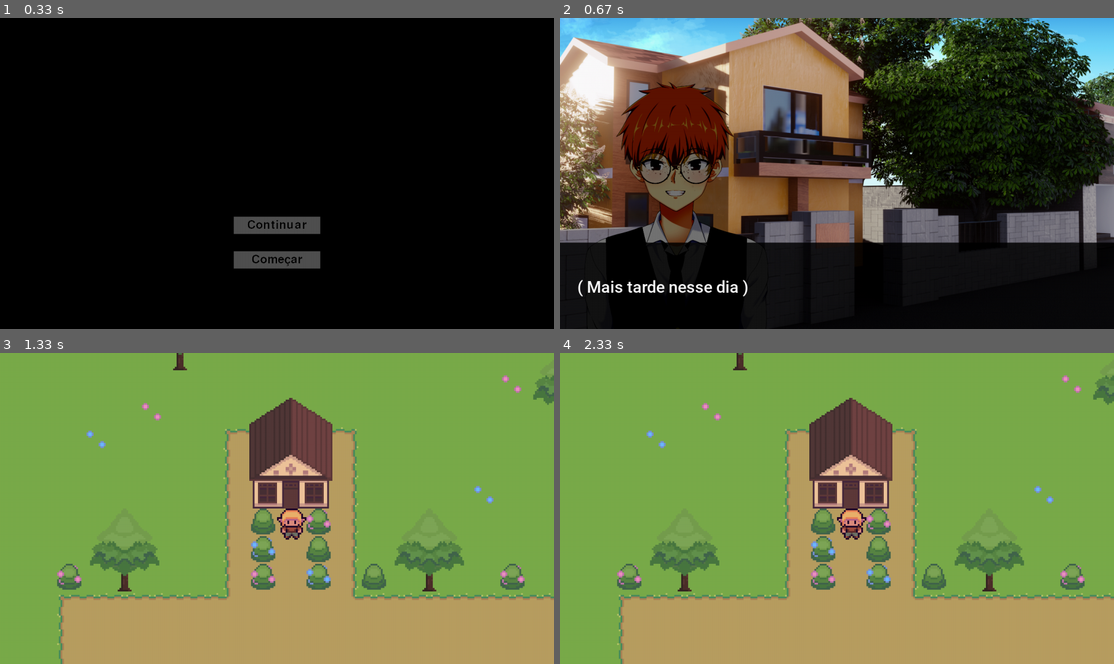
Above: before the commit, frames 1-4 (two rows, left to right).
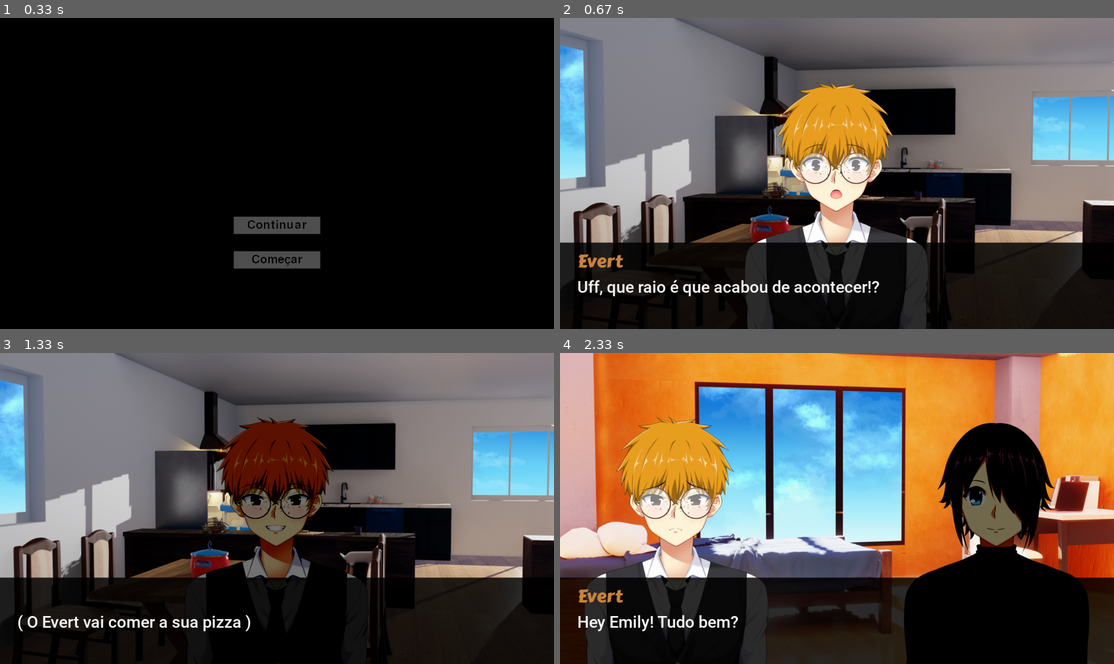
Above: after the commit, the same moments.

Repository: cabral-tiago/pygame-evert
Game: pygame game, started from main.py
Same seed, same stepped clock (60 frames per second), same inputs: the game is played once before the commit and once after it.
Inputs (mouse positions are in pixels of both pictures, inside the frame that each line leads up to):
- Up to frame 1 (0.33 s): no input
- Up to frame 2 (0.67 s): click (837, 226) at 0.38 s
- Up to frame 3 (1.33 s): click (277, 620) at 0.72 s; click (277, 620) at 1.05 s
- Up to frame 4 (2.33 s): click (892, 576) at 1.38 s; click (665, 580) at 1.72 s; click (1041, 617) at 2.05 s

Frame 1 is identical in both runs. In frame 2, 72% of the frame differs, in the area x 0-100%, y 0-100%; in frame 3, 100%; in frame 4, 100%.

Commit message:
[Add] Levels 4, 5, 6; Robert and Emily characters
Adds levels 4, 5 and 6
Adds Robert and Emily as Dialogue Characters
Changes emotion images to be simply named
after the emotion, without needing the character
name as a prefix.
This allows us to create variations of the characters,
like a centered version of jesse ("Evert").

Diff:
--- /dev/null
+++ b/assets/characters/emily/emily.json
@@ -0,0 +1,6 @@
+{
+    "screen_name": "Emily",
+    "name_colour": "hotpink2",
+    "emotions": ["nervous", "neutral", "sad", "surprised"],
+    "screen_alignment": "right"
+}
--- /dev/null
+++ b/assets/characters/jesse/jesse-center.json
@@ -0,0 +1,6 @@
+{
+    "screen_name": "Evert",
+    "name_colour": "peru",
+    "emotions": ["smile", "surprised", "angry", "sad"],
+    "screen_alignment": "center"
+}
--- /dev/null
+++ b/assets/characters/robert/robert-center.json
@@ -0,0 +1,6 @@
+{
+    "screen_name": "Robert",
+    "name_colour": "firebrick3",
+    "emotions": ["nervous", "neutral", "sad", "surprised", "mad"],
+    "screen_alignment": "center"
+}
--- /dev/null
+++ b/assets/characters/robert/robert.json
@@ -0,0 +1,6 @@
+{
+    "screen_name": "Robert",
+    "name_colour": "firebrick3",
+    "emotions": ["nervous", "neutral", "sad", "surprised", "mad"],
+    "screen_alignment": "right"
+}
--- a/assets/levels/2/dialogue.json
+++ b/assets/levels/2/dialogue.json
@@ -1,6 +1,6 @@
 {
     "characters": [
-        ["j", "assets/characters/jesse/jesse.json", "smile"]
+        ["j", "assets/characters/jesse/jesse-center.json", "smile"]
     ],
     "dialogue": [
         ["( Mais tarde nesse dia )"],
--- /dev/null
+++ b/assets/levels/4/dialogue.json
@@ -0,0 +1,12 @@
+{
+    "characters": [
+        ["j", "assets/characters/jesse/jesse-center.json", "surprised"]
+    ],
+    "dialogue": [
+        ["j", "Uff, que raio é que acabou de acontecer!?"],
+        ["j", "Enfim... Pelo menos cheguei a salvo a casa.", "smile"],
+        ["( O Evert vai comer a sua pizza )"],
+        ["( Mais tarde nesse dia )"],
+        ["j", "Não posso adiar mais. Tenho de confrontar a Emily.", "sad"]
+    ]
+}
--- /dev/null
+++ b/assets/levels/4/level_info.json
@@ -0,0 +1,6 @@
+{
+    "type": 1,
+    "bg_style": "image",
+    "bg_image": "assets/images/kitchen_bg.png",
+    "bg_smooth_scale": true
+}
--- /dev/null
+++ b/assets/levels/5/dialogue.json
@@ -0,0 +1,27 @@
+{
+    "characters": [
+        ["j", "assets/characters/jesse/jesse.json", "sad"],
+        ["e", "assets/characters/emily/emily.json", "neutral"]
+    ],
+    "dialogue": [
+        ["j", "Hey Emily! Tudo bem?"],
+        ["e", "Olá Evert. Sim e contigo?"],
+        ["j", "Nem por isso... Queria perguntar-te uma coisa."],
+        ["e", "O que se passa?", "sad"],
+        ["j", "Eu encontrei as tuas fotos online..."],
+        ["e", "C-Como assim?", "surprised"],
+        ["j", "Descobri que são de uma influencer..."],
+        ["e", "N-não pode ser... Deve ser só parecida.", "nervous"],
+        ["j", "Estás a enganar-me Emily. Porquê...?"],
+        ["e", "É-é que... Sabes... Tenho vergonha de me mostrar online. É isso..."],
+        ["j", "Se isso fosse verdade não tinhas a iniciativa de mandar fotos."],
+        ["e", "M-mas...", "sad"],
+        ["j", "Conta a verdade. És mesmo uma rapariga?"],
+        ["e", "C-claro que sou!", "surprised"],
+        ["j", "Então... Porque mandaste fotos que não são tuas?"],
+        ["e", "É que... Sabes... Tipo...", "sad"],
+        ["j", "Chega! Pára de me tentar enganar com mais mentiras!", "angry"],
+        ["e", "..."],
+        ["e", "Okay... A verdade é que..."]
+    ]
+}
--- /dev/null
+++ b/assets/levels/5/level_info.json
@@ -0,0 +1,6 @@
+{
+    "type": 1,
+    "bg_style": "image",
+    "bg_image": "assets/images/room_bg.png",
+    "bg_smooth_scale": true
+}
--- /dev/null
+++ b/assets/levels/6/dialogue.json
@@ -0,0 +1,22 @@
+{
+    "characters": [
+        ["j", "assets/characters/jesse/jesse.json", "angry"],
+        ["r", "assets/characters/robert/robert.json", "neutral"]
+    ],
+    "dialogue": [
+        ["r", "Eu sou um rapaz... Sou o Robert."],
+        ["r", "Eu faço-me passar por uma rapariga online."],
+        ["r", "Quando era um rapaz online ninguém queria saber de mim."],
+        ["j", "Robert...", "sad"],
+        ["r", "Mas tudo mudou quando me fiz passar por uma rapariga..."],
+        ["r", "Comecei a receber muito mais atenção."],
+        ["r", "A fazer mais amizades."],
+        ["r", "Mas agora que tu sabes o meu segredo...", "nervous"],
+        ["r", "Não te posso deixar ir..."],
+        ["r", "O segredo vai ter de ficar por aqui... E por isso..."],
+        ["j", "... ?"],
+        ["r", "VAIS PAGAR COM A TUA VIDA!!!", "mad"],
+        ["j", "O quê?!", "surprised"],
+        ["( O Robert usa um feitiço de teleportação nos dois )"]
+    ]
+}
--- /dev/null
+++ b/assets/levels/6/level_info.json
@@ -0,0 +1,6 @@
+{
+    "type": 1,
+    "bg_style": "image",
+    "bg_image": "assets/images/room_night_bg.png",
+    "bg_smooth_scale": true
+}
--- a/classes/dialoguecharacter.py
+++ b/classes/dialoguecharacter.py
@@ -1,4 +1,5 @@
 import json
+import os
 from typing import Tuple
 from pygame.surface import Surface
 import configs
@@ -18,6 +19,7 @@
         if path != "":
             with open(path, "r", encoding="utf-8") as file:
                 character_data = json.load(file)
+                folder = os.path.dirname(path)
 
                 if character_data["screen_name"]:
                     self.__screen_name = character_data["screen_name"]
@@ -26,7 +28,7 @@
                     self.__colour = character_data["name_colour"]
 
                 for emotion in character_data["emotions"]:
-                    emotion_path = f"{path[:-5]}_{emotion}.png"
+                    emotion_path = f"{folder}/{emotion}.png"
                     emotion_surface = pygame.image.load(emotion_path)
                     if configs.CHARACTER_SIZE[0] != emotion_surface.get_width() or \
                         configs.CHARACTER_SIZE[1] != emotion_surface.get_height():
--- a/classes/scene.py
+++ b/classes/scene.py
@@ -25,7 +25,7 @@
 
     def get_next_dialogue(self) -> None:
         if self.get_current_level().get_type() == LevelType.DIALOGUE:
-            return self.get_current_level().goto_next_line()
+            self.get_current_level().goto_next_line()
 
     def goto_next_level(self) -> GameState:
         if self.__current_level + 1 in self.__levels.keys():
--- a/game.py
+++ b/game.py
@@ -33,13 +33,16 @@
                 self.__scenes[SceneID.WORLD].change_level(1)
             case GameState.GAME_PLAYING:
                 self.__current_scene = SceneID.WORLD
-                self.__scenes[SceneID.WORLD].change_level(2)
+                self.__scenes[SceneID.WORLD].change_level(4)
             case GameState.GAME_NEXT_DIALOGUE:
-                self.change_state(self.__scenes[self.__current_scene].get_next_dialogue())
+                self.get_current_scene().get_next_dialogue()
             case GameState.GAME_LEVEL_END:
-                self.change_state(self.__scenes[self.__current_scene].goto_next_level())
+                self.change_state(self.get_current_scene().goto_next_level())
             case GameState.GAME_END:
                 self.__current_scene = SceneID.MENU
+
+    def get_current_scene(self) -> Scene:
+        return self.__scenes[self.__current_scene]
 
     def handle_mouse_click(self) -> None:
         new_state = self.__scenes[self.__current_scene].handle_mouse_click()
Binary file added: assets/characters/emily/nervous.png
Binary file added: assets/characters/emily/neutral.png
Binary file added: assets/characters/emily/sad.png
Binary file added: assets/characters/emily/surprised.png
Renamed: assets/characters/jesse/jesse_angry.png -> assets/characters/jesse/angry.png
Renamed: assets/characters/jesse/jesse_sad.png -> assets/characters/jesse/sad.png
Renamed: assets/characters/jesse/jesse_smile.png -> assets/characters/jesse/smile.png
Renamed: assets/characters/jesse/jesse_surprised.png -> assets/characters/jesse/surprised.png
Binary file added: assets/characters/robert/mad.png
Binary file added: assets/characters/robert/nervous.png
Binary file added: assets/characters/robert/neutral.png
Binary file added: assets/characters/robert/sad.png
(and 6 more such lines)
